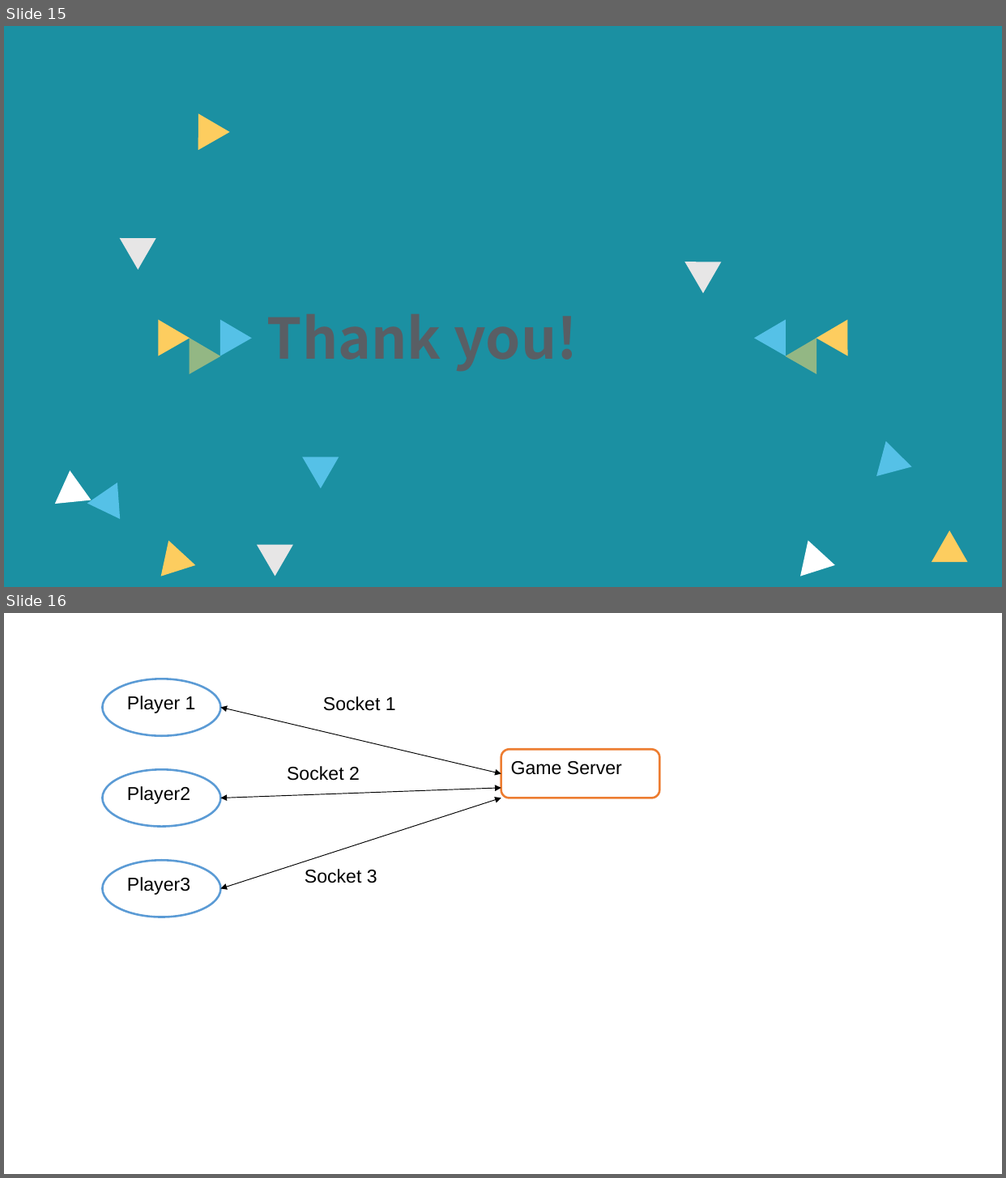
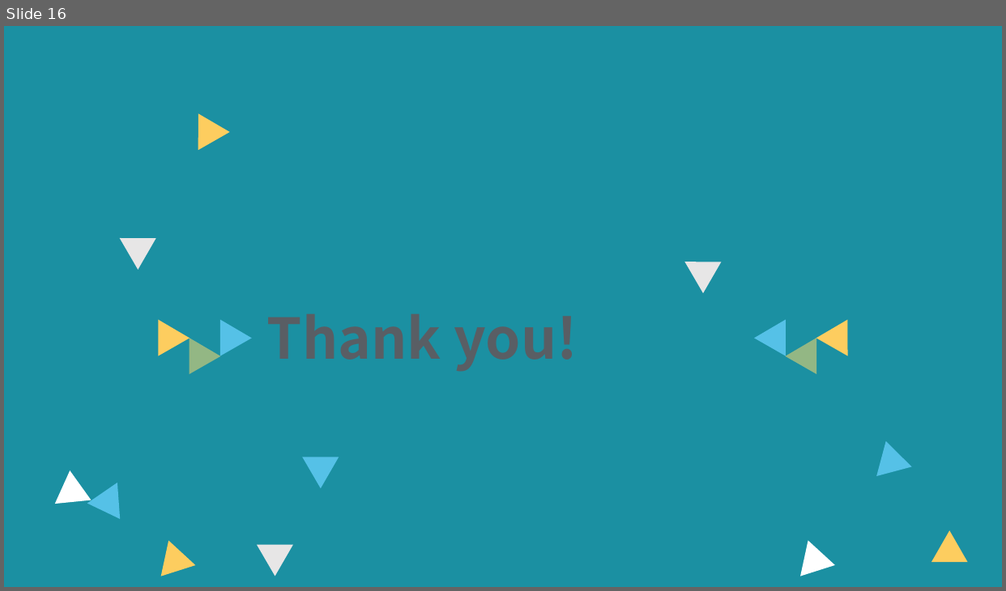
Before and after one commit to ChTimTsubasa/PingpongGame, a slide deck: sprint-presentations/Sprint 1 presentation/Yuanyuan_pingponggame.ppt. Shown one above the other, each under a label of ours: slides 15 and 16 before the commit, slide 16 after it. The pictures are 1006x1178 and 1006x591 pixels, drawn with LibreOffice and Linux fonts; fonts in the diff are those of the drawing. Boxes give left, top, right and bottom in pixels: in the first picture for what was removed or moved away, otherwise in the second. Text is boxed around its words. In the diff, an @@ line names an element or a change of style, - is before the commit and + after.

```diff
--- a/sprint-presentations/Sprint 1 presentation/Yuanyuan_pingponggame.ppt
+++ b/sprint-presentations/Sprint 1 presentation/Yuanyuan_pingponggame.ppt
@@ slide 16 removed at <box>4,613,1002,1174</box>, background #FFFFFF @@
@@ ellipse removed at <box>102,679,220,735</box> @@
-Player 1
@@ double arrow removed from (221, 707) to (501, 774) @@
@@ text removed at <box>323,696,396,711</box> @@
-Socket 1
@@ rounded rectangle removed at <box>501,749,659,798</box> @@
-Game Server
@@ ellipse removed at <box>102,769,220,826</box> @@
-Player2
@@ text removed at <box>287,766,360,781</box> @@
-Socket 2
@@ double arrow removed from (221, 798) to (501, 788) @@
@@ double arrow removed from (221, 888) to (501, 798) @@
@@ ellipse removed at <box>102,860,220,917</box> @@
-Player3
@@ text removed at <box>305,869,377,884</box> @@
-Socket 3
@@ what was slide 15 is now slide 16 @@
```
Also in this commit, not shown: 3 slides changed, 2 slides added, 1 other slide removed, 1 other file.
